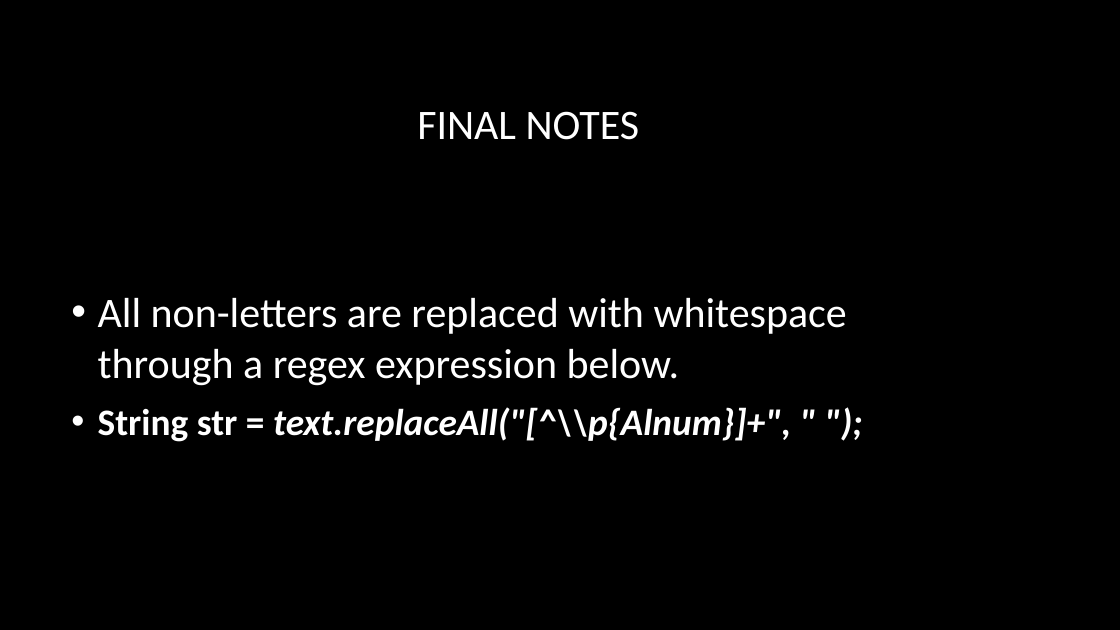
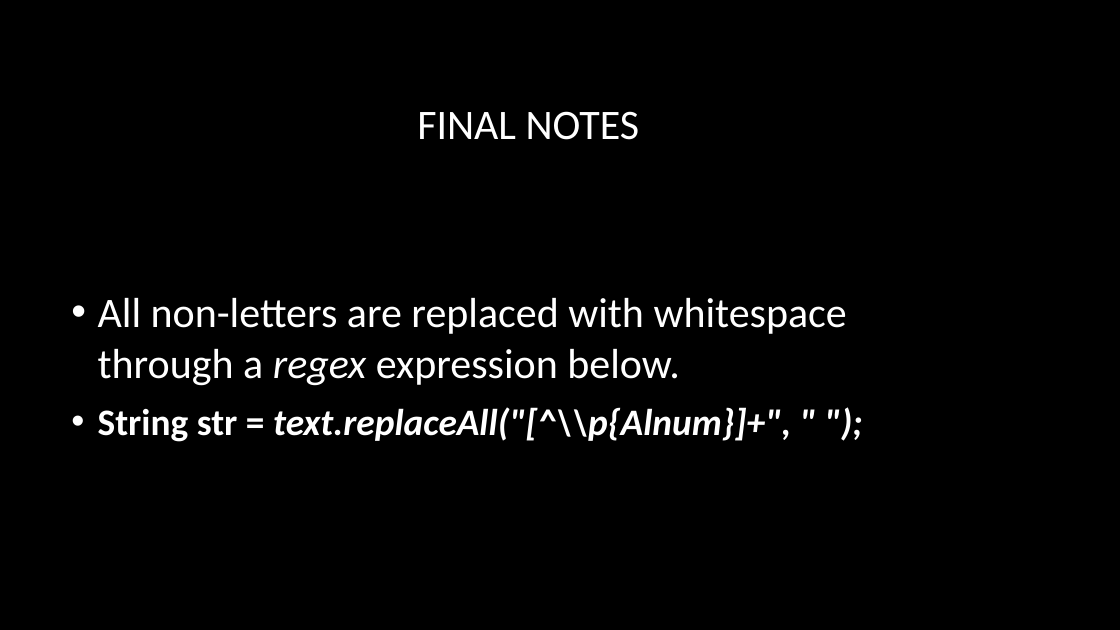
Before and after one commit to dwilliams427/CaesarCipher, a slide deck: slide 14 of CaesarCipher_CIS113_DW.pptx (slide 11 before the commit). Drawn at 1120x630 pixels with LibreOffice and Linux fonts; fonts in the diff are those of the drawing; background and template pictures are left out. Boxes give left, top, right and bottom in pixels: in the first picture for what was removed or moved away, otherwise in the second. Text is boxed around its words. In the diff, an @@ line names an element or a change of style, - is before the commit and + after.

```diff
--- a/CaesarCipher_CIS113_DW.pptx
+++ b/CaesarCipher_CIS113_DW.pptx
@@ text at (98,298,847,386): italic on in "regex" @@
```
Also in this commit, not shown: 2 other slides changed, 3 slides added.
